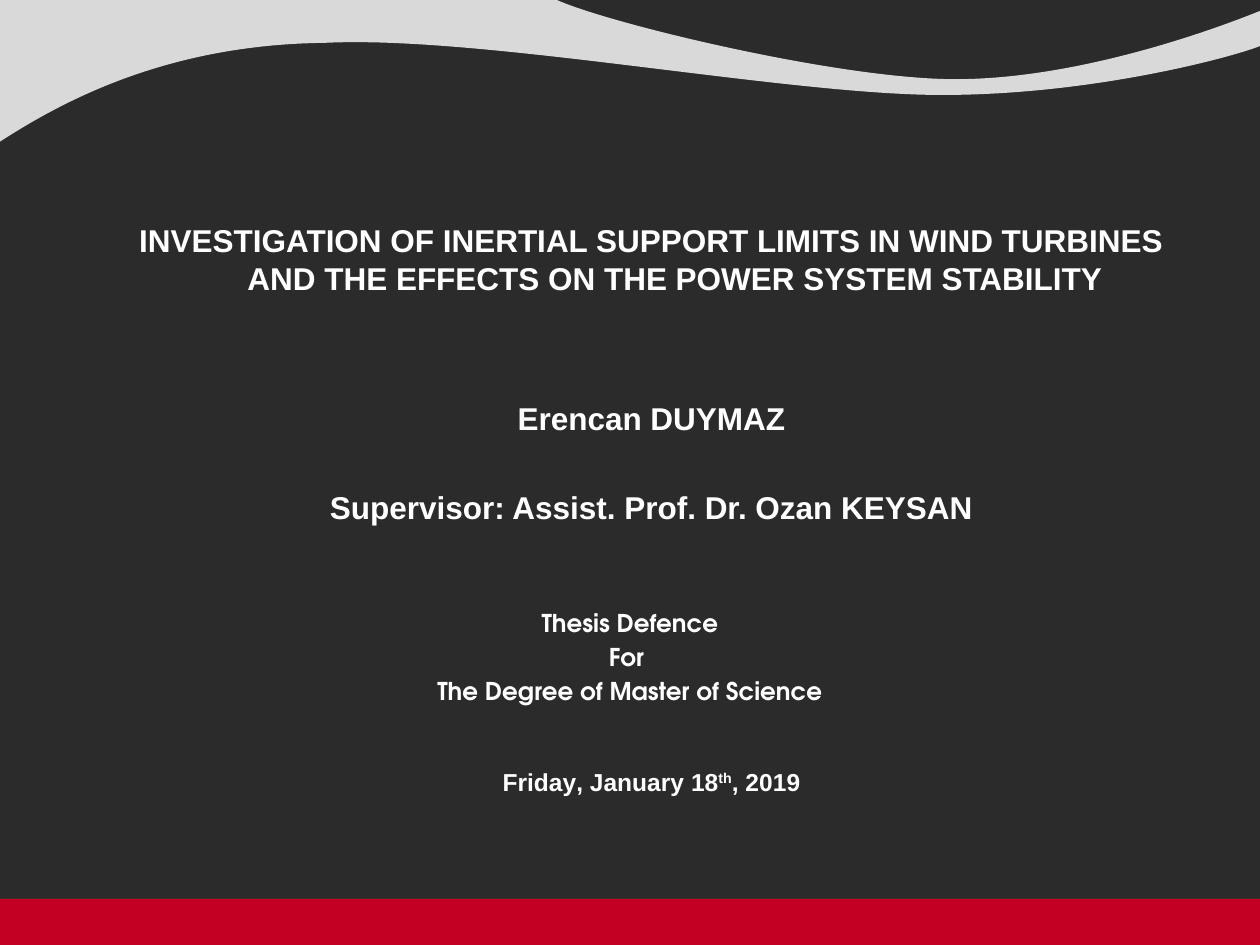
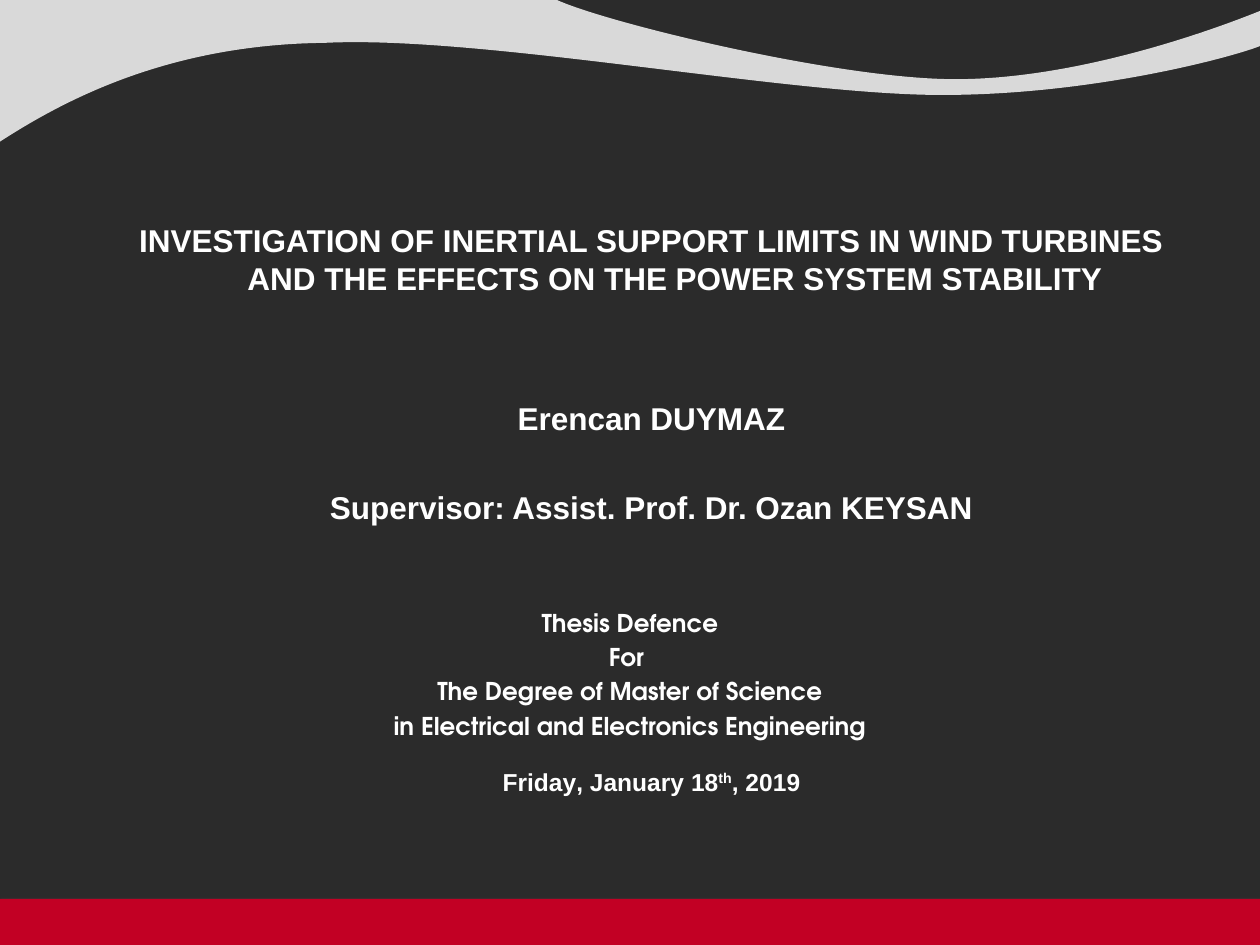
Before and after one commit to ErencanDuymaz/Research, a slide deck: slide 1 of Thesis/Thesis Defence/Erencan_Duymaz_thesis_defence.pptx. Drawn at 1260x945 pixels with LibreOffice and Linux fonts; fonts in the diff are those of the drawing; background and template pictures are left out; a plain dark background stands for a picture behind light text. Boxes give left, top, right and bottom in pixels: in the first picture for what was removed or moved away, otherwise in the second. Text is boxed around its words. In the diff, an @@ line names an element or a change of style, - is before the commit and + after.

```diff
--- a/Thesis/Thesis Defence/Erencan_Duymaz_thesis_defence.pptx
+++ b/Thesis/Thesis Defence/Erencan_Duymaz_thesis_defence.pptx
@@ text at box(394, 716, 865, 741): paragraph added @@
+in Electrical and Electronics Engineering
```
Also in this commit, not shown: 6 other slides changed, 3 slides added, 6 other files.
